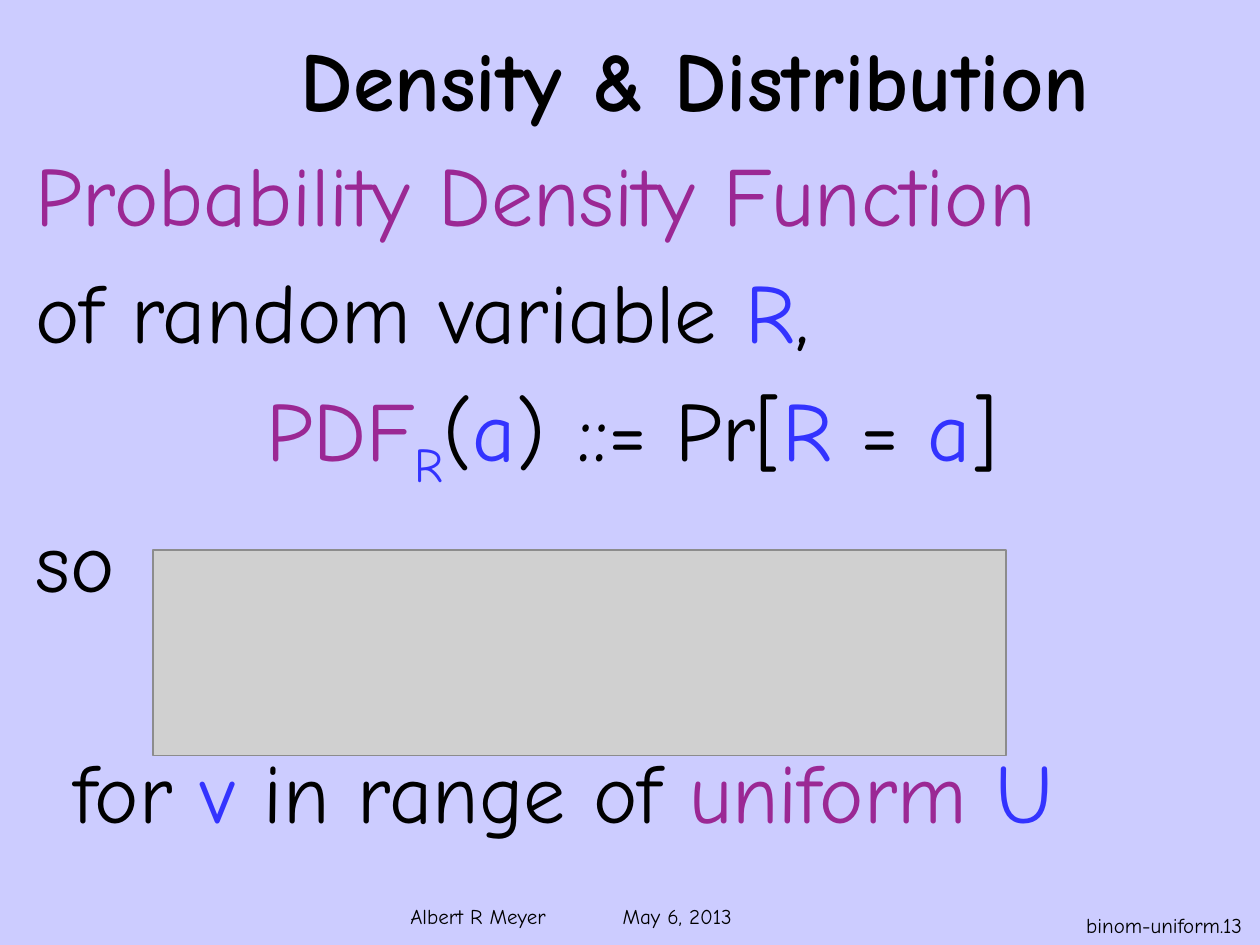
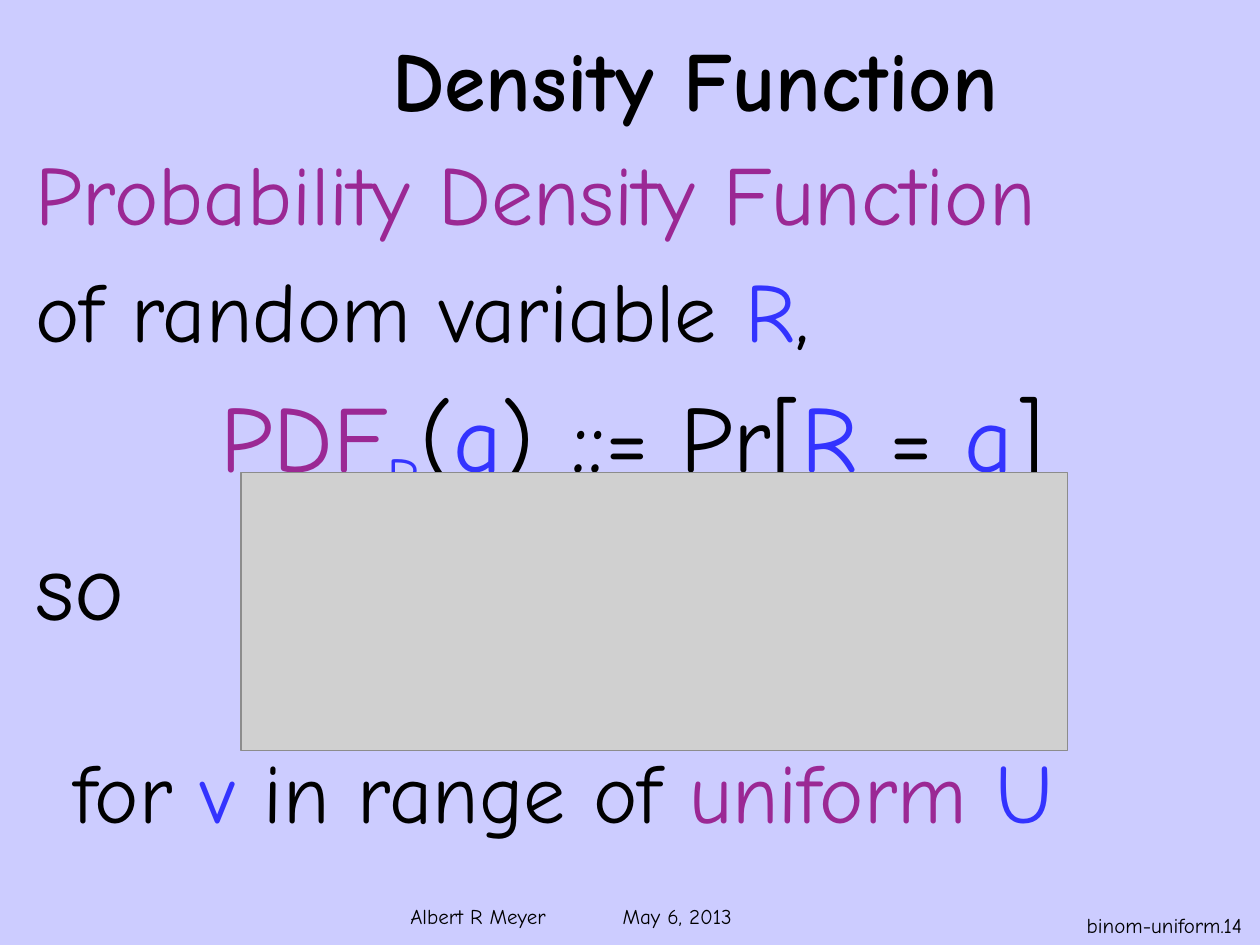
Before and after one commit to armeyer/mcs_web, a slide deck: slide 14 of spring13/slides13/ranvar-binomial.pptx (slide 13 before the commit). Drawn at 1260x945 pixels with LibreOffice and Linux fonts; fonts in the diff are those of the drawing; grey boxes stand for pictures; background and template pictures are left out. Boxes give left, top, right and bottom in pixels: in the first picture for what was removed or moved away, otherwise in the second. Text is boxed around its words. In the diff, an @@ line names an element or a change of style, - is before the commit and + after.

```diff
--- a/spring13/slides13/ranvar-binomial.pptx
+++ b/spring13/slides13/ranvar-binomial.pptx
@@ text at (392,54,997,127): text changed @@
-Density & Distribution
+Density Function
@@ text at (35,397,1043,621): size 48 to 54 pt in "PDFR(a) ::= Pr[R = a]", "so"; more space between paragraphs @@
@@ picture: place and size @@
-picture at (152,549,1005,755)
+picture at (241,472,1067,751)
@@ page number at (1087,918,1242,933): text changed @@
-binom-uniform.13
+binom-uniform.14
```
Also in this commit, not shown: 4 other slides changed, 1 slide added, 6 other files.
